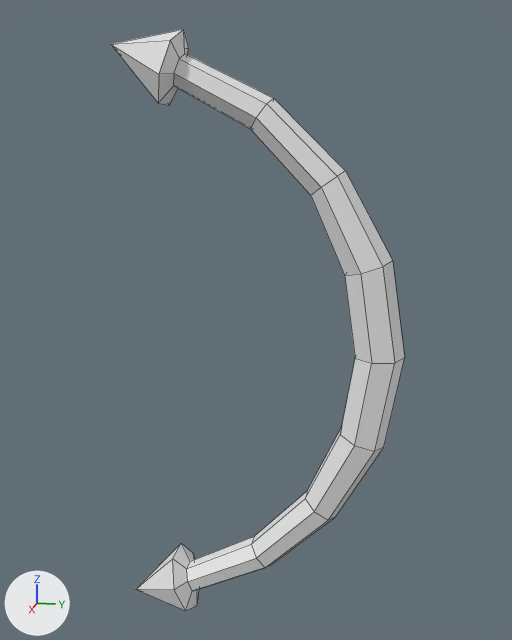
A saved change to the Blender file Models/DirectionArrow.blend.
The view is the same before and after, from a 50 mm lens placed at (1.368, 0.597, 0.404), pointed at (-0.013, 0.32, 0.059). The axes (+X, +Y, +Z) are drawn at lower left. The lights are the same throughout. Mesh edges are drawn as thin lines.

The first picture shows 'Arrow'.
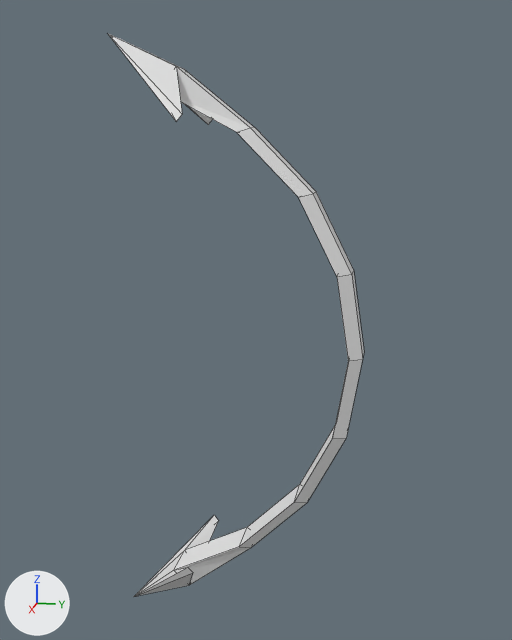
Commit message: Improve DirectionalArrow model

The change in detail:
Mesh me_torus_001 is new.
It has 47 vertices, 52 faces, 1 loose edge and spans x -0.614..0.614, y 0.033..0.54, z -0.11..0.11.
Object 'Arrow' (ob_arrow) now shows me_torus_001 instead of me_torus.
Object 'Arrow' (ob_arrow) turns from (0, 0, 0) to (0, 90, 0) degrees about x, y and z.

Where the change shows, as pixel boxes (x1, y1, x2, y2) in the pictures (512 x 640 px):
'Arrow', reshaped, turned
    before: (111, 29, 404, 611)
    after: (109, 34, 364, 596)
